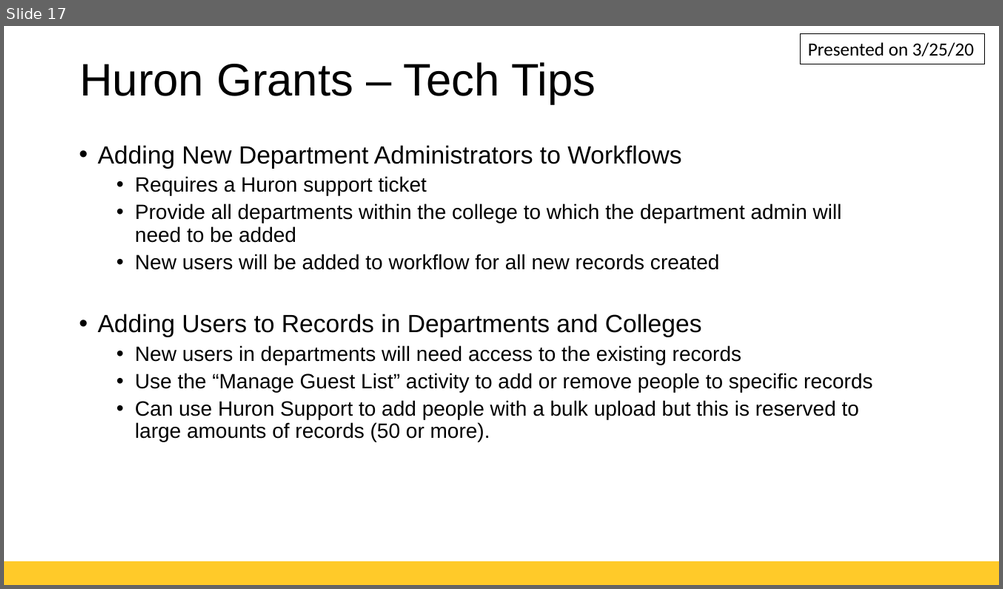
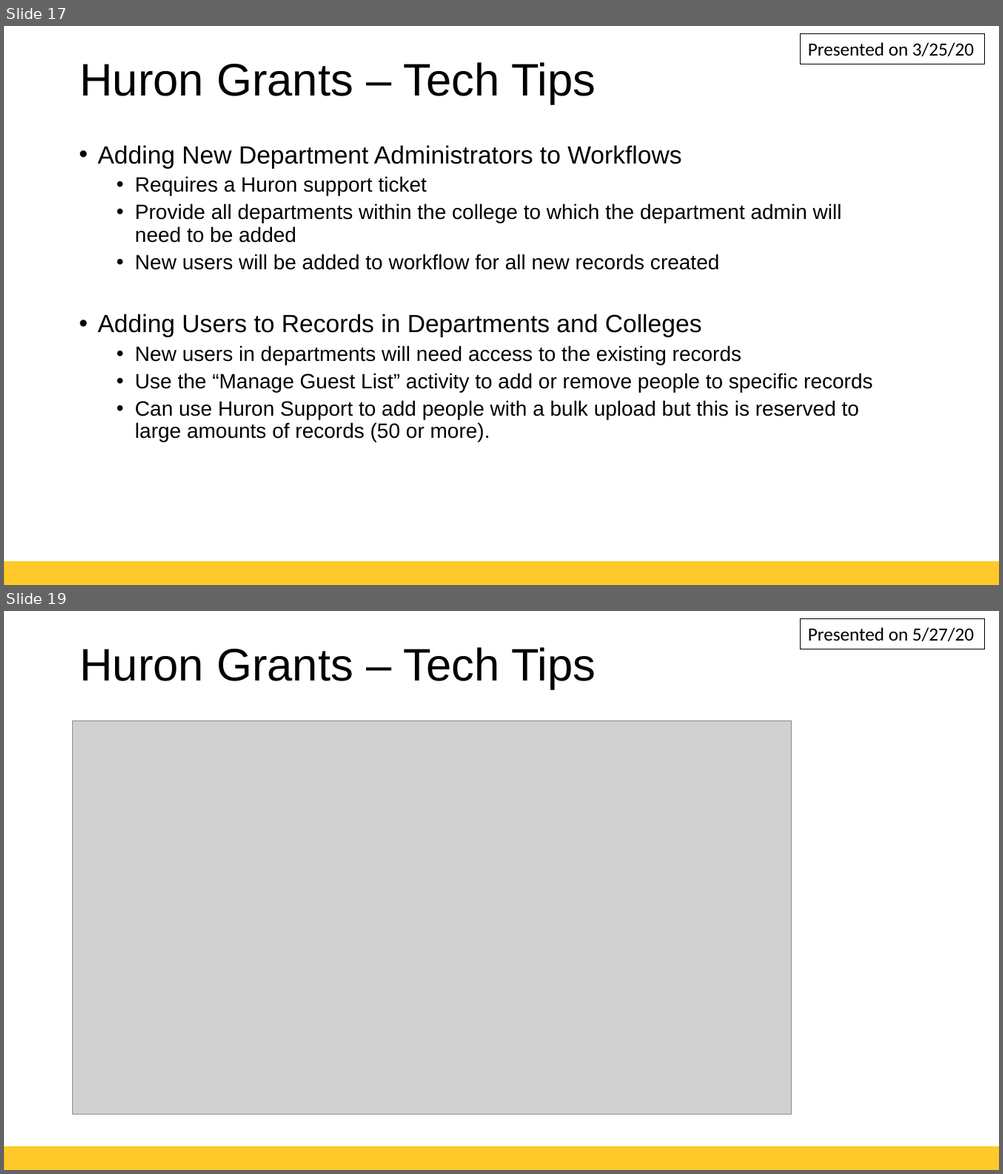
Before and after one commit to ORC-RIS/wahoo-website, a slide deck: files/GRITTechTips.pptx. Shown one above the other, each under a label of ours: slide 17 before the commit, slides 17 and 19 after it; the slides between them are not shown. The pictures are 1003x589 and 1003x1174 pixels, drawn with LibreOffice and Linux fonts; fonts in the diff are those of the drawing; grey boxes stand for pictures; background and template pictures are left out. Boxes give left, top, right and bottom in pixels: in the first picture for what was removed or moved away, otherwise in the second. Text is boxed around its words. In the diff, an @@ line names an element or a change of style, - is before the commit and + after.

```diff
--- a/files/GRITTechTips.pptx
+++ b/files/GRITTechTips.pptx
@@ slide 19 added at <box>4,611,999,1170</box>, background #FFFFFF; not listed: 1 template element that a slide beside it also shows @@
@@ rectangle added at <box>800,619,984,649</box>, outline #000000 0.75 pt, 18 pt, text #000000 @@
+Presented on 5/27/20
@@ title added at <box>79,647,595,689</box>, 44 pt, text #000000 @@
+Huron Grants – Tech Tips
@@ picture added at <box>73,721,792,1115</box> @@
```
Also in this commit, not shown: 3 other slides added, 6 other files.
